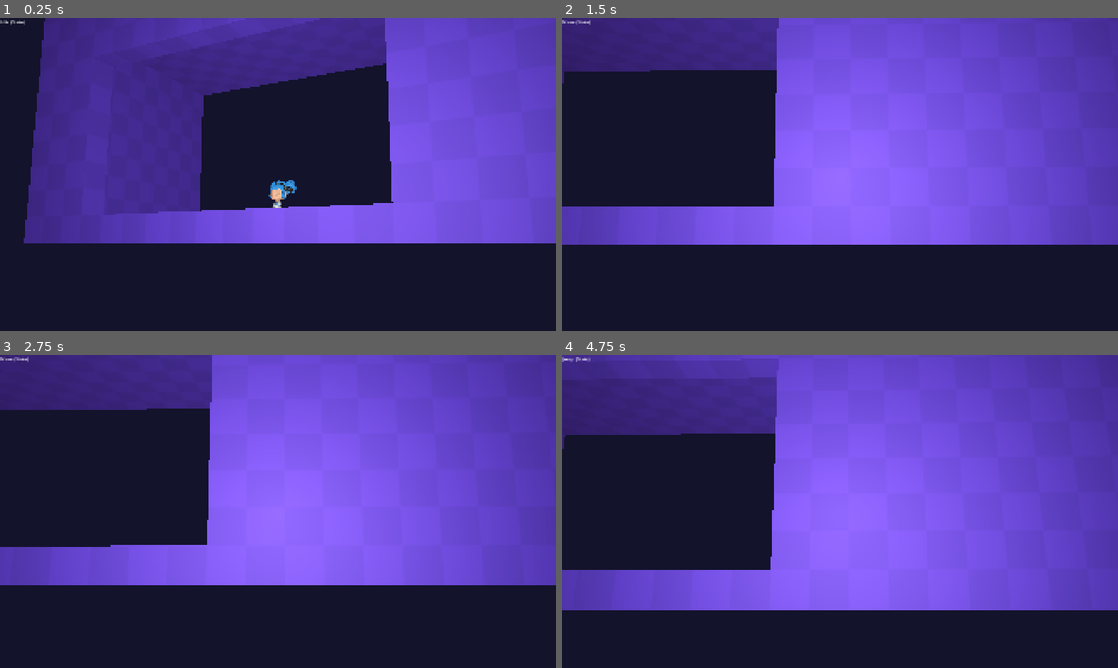
Above: before the commit, frames 1-4 (two rows, left to right).
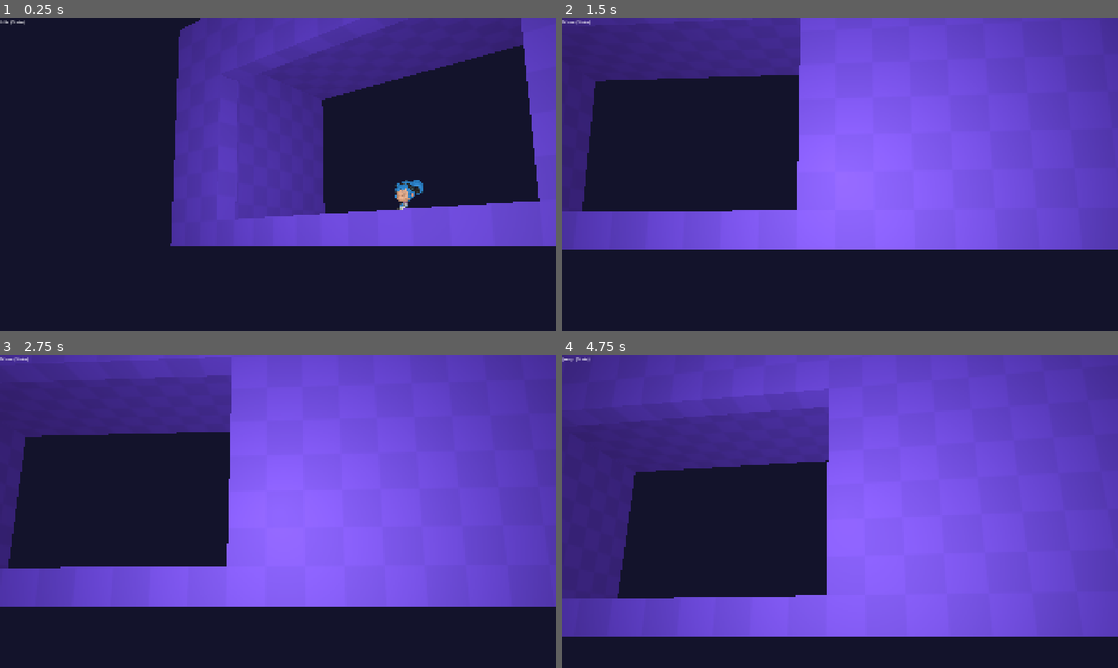
Above: after the commit, the same moments.

Repository: xpgram/3d-character-controller-1.0.0
Game: Godot game, scene res://game_fusion.tscn
Same seed, same stepped clock (60 frames per second), same inputs: the game is played once before the commit and once after it.
Inputs (mouse positions are in pixels of both pictures, inside the frame that each line leads up to):
- Up to frame 1 (0.25 s): no input
- Up to frame 2 (1.5 s): move the mouse to (962, 158) at 0.52 s; hold D (move_right) 0.53-1.28 s; tap Ctrl (crouch) at 0.6 s; tap Space (jump) at 0.77 s; move the mouse to (728, 190) at 1.27 s; hold S (move_down) from 1.28 s (still down); click (728, 190) at 1.35 s
- Up to frame 3 (2.75 s): tap Space (jump) at 1.52 s; move the mouse to (289, 505) at 2.02 s; release S (move_down) at 2.03 s; hold W (move_up) from 2.03 s (still down); tap Ctrl (crouch) at 2.1 s
- Up to frame 4 (4.75 s): keep holding W (move_up); move the mouse to (834, 517) at 2.77 s; click (834, 517) at 2.85 s; tap Space (jump) at 3.02, 3.77, 4.52 s; move the mouse to (878, 514) at 3.52 s; tap Ctrl (crouch) at 3.6 s; move the mouse to (795, 508) at 4.27 s; click (795, 508) at 4.35 s

The runs differ from the first frame. In frame 1, 50% of the frame differs, in the area x 4-100%, y 0-73%; in frame 2, 7.6%; in frame 3, 18%; in frame 4, 30%.
Error before the commit: Invalid call. Nonexistent function 'lerp' in base 'CharacterBody3D (Player)'. (res://resources/camera/rig_behaviors/camera_behavior_tilt_camera.gd:57)

Commit message:
fix tilt_camera type error: can't lerp a Node3D

Diff:
--- a/resources/camera/rig_behaviors/camera_behavior_tilt_camera.gd
+++ b/resources/camera/rig_behaviors/camera_behavior_tilt_camera.gd
@@ -53,7 +53,7 @@
 
    # FIXME Snap focal point to subject should probably be a seperate behavior.
    # Move the focal point to some distance between the subject and camera position.
-   var from_position := camera_rig.subject if camera_rig.subject else camera_rig
+   var from_position := camera_rig.subject.position if camera_rig.subject else camera_rig.position
    _rig_transform.focal_point = from_position.lerp(camera_rig.position, stick_input.length())
 
    # Add extra tilt by moving the focal point laterally to the XY plane of the rig.
